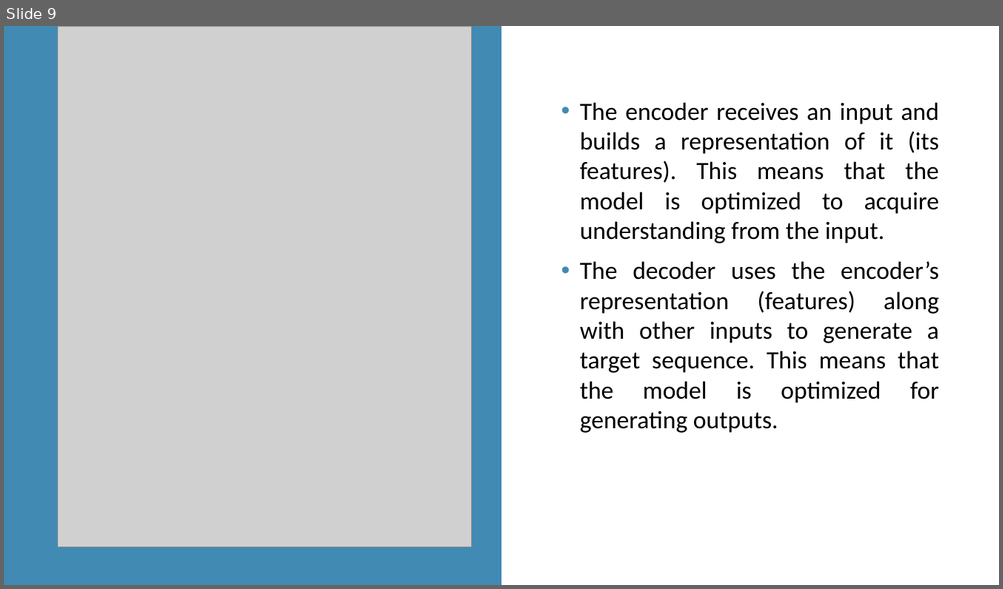
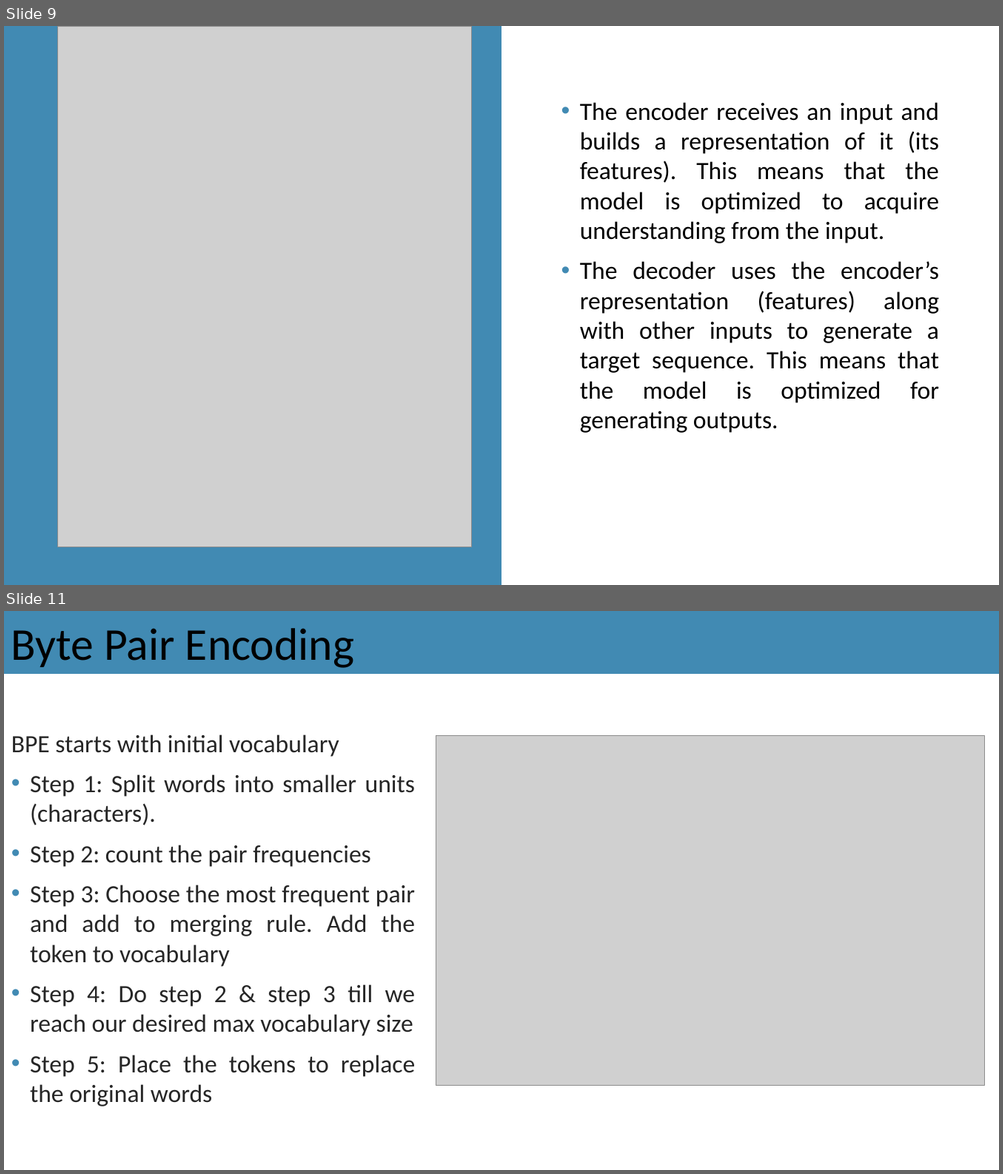
Before and after one commit to ashabilash/machine_learning_and_nlp_workshops, a slide deck: LLM.pptx. Shown one above the other, each under a label of ours: slide 9 before the commit, slides 9 and 11 after it; the slides between them are not shown. The pictures are 1003x589 and 1003x1174 pixels, drawn with LibreOffice and Linux fonts; fonts in the diff are those of the drawing; grey boxes stand for pictures. Boxes give left, top, right and bottom in pixels: in the first picture for what was removed or moved away, otherwise in the second. Text is boxed around its words. In the diff, an @@ line names an element or a change of style, - is before the commit and + after.

```diff
--- a/LLM.pptx
+++ b/LLM.pptx
@@ slide 11 added at box(4, 611, 999, 1170), background #FFFFFF @@
@@ rectangle added at box(4, 611, 999, 674), fill #418AB3, 44 pt, text #000000 @@
+Byte Pair Encoding
@@ text added at box(11, 735, 415, 1107), 24 pt, text #262626 @@
+BPE starts with initial vocabulary
+• Step 1: Split words into smaller units (characters).
+• Step 2: count the pair frequencies
+• Step 3: Choose the most frequent pair and add to merging rule. Add the token to vocabulary
+• Step 4: Do step 2 & step 3 till we reach our desired max vocabulary size
+• Step 5: Place the tokens to replace the original words
@@ picture added at box(436, 735, 984, 1086) @@
```
Also in this commit, not shown: 11 other slides added, 1 slide removed.
